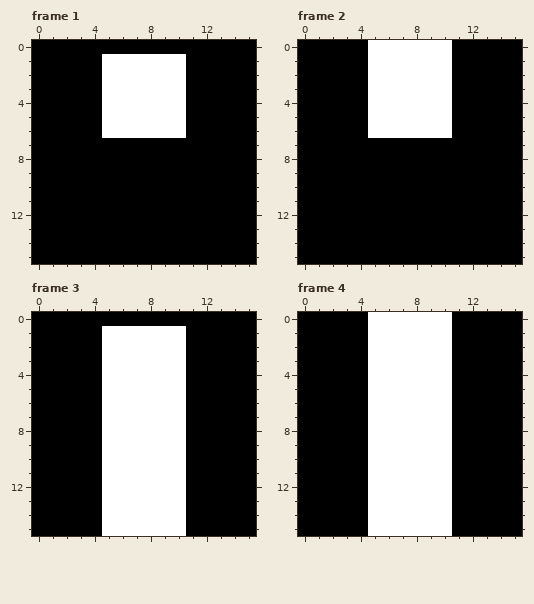
Edited in one commit: pixel-art file (.project/art/walls.aseprite). The first picture shows the starting point.
16x16 pixels, 16 frames. Shown: frame 1, frame 2, frame 3, frame 4. The commit also changed other frames, which this record leaves out.
New version:
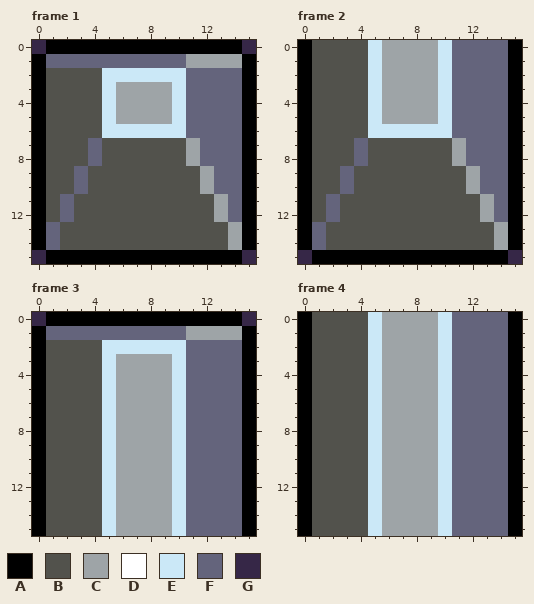
Palette (. is transparent): A #000000  B #52524c  C #9ea4a7  D #ffffff  E #cbe8f7  F #64647c  G #362747
Change:
--- frame 1
@@ x 0..15 @@
- 0 AAAAAAAAAAAAAAAA
- 1 AAAAADDDDDDAAAAA
- 2 AAAAADDDDDDAAAAA
- 3 AAAAADDDDDDAAAAA
- 4 AAAAADDDDDDAAAAA
- 5 AAAAADDDDDDAAAAA
- 6 AAAAADDDDDDAAAAA
- 7 AAAAAAAAAAAAAAAA
- 8 AAAAAAAAAAAAAAAA
- 9 AAAAAAAAAAAAAAAA
-10 AAAAAAAAAAAAAAAA
-11 AAAAAAAAAAAAAAAA
-12 AAAAAAAAAAAAAAAA
-13 AAAAAAAAAAAAAAAA
-14 AAAAAAAAAAAAAAAA
-15 AAAAAAAAAAAAAAAA
+ 0 GAAAAAAAAAAAAAAG
+ 1 AFFFFFFFFFFCCCCA
+ 2 ABBBBEEEEEEFFFFA
+ 3 ABBBBECCCCEFFFFA
+ 4 ABBBBECCCCEFFFFA
+ 5 ABBBBECCCCEFFFFA
+ 6 ABBBBEEEEEEFFFFA
+ 7 ABBBFBBBBBBCFFFA
+ 8 ABBBFBBBBBBCFFFA
+ 9 ABBFBBBBBBBBCFFA
+10 ABBFBBBBBBBBCFFA
+11 ABFBBBBBBBBBBCFA
+12 ABFBBBBBBBBBBCFA
+13 AFBBBBBBBBBBBBCA
+14 AFBBBBBBBBBBBBCA
+15 GAAAAAAAAAAAAAAG
--- frame 2
@@ x 0..15 @@
- 0 AAAAADDDDDDAAAAA
- 1 AAAAADDDDDDAAAAA
- 2 AAAAADDDDDDAAAAA
- 3 AAAAADDDDDDAAAAA
- 4 AAAAADDDDDDAAAAA
- 5 AAAAADDDDDDAAAAA
- 6 AAAAADDDDDDAAAAA
- 7 AAAAAAAAAAAAAAAA
- 8 AAAAAAAAAAAAAAAA
- 9 AAAAAAAAAAAAAAAA
-10 AAAAAAAAAAAAAAAA
-11 AAAAAAAAAAAAAAAA
-12 AAAAAAAAAAAAAAAA
-13 AAAAAAAAAAAAAAAA
-14 AAAAAAAAAAAAAAAA
-15 AAAAAAAAAAAAAAAA
+ 0 ABBBBECCCCEFFFFA
+ 1 ABBBBECCCCEFFFFA
+ 2 ABBBBECCCCEFFFFA
+ 3 ABBBBECCCCEFFFFA
+ 4 ABBBBECCCCEFFFFA
+ 5 ABBBBECCCCEFFFFA
+ 6 ABBBBEEEEEEFFFFA
+ 7 ABBBFBBBBBBCFFFA
+ 8 ABBBFBBBBBBCFFFA
+ 9 ABBFBBBBBBBBCFFA
+10 ABBFBBBBBBBBCFFA
+11 ABFBBBBBBBBBBCFA
+12 ABFBBBBBBBBBBCFA
+13 AFBBBBBBBBBBBBCA
+14 AFBBBBBBBBBBBBCA
+15 GAAAAAAAAAAAAAAG
--- frame 3
@@ x 0..15 @@
- 0 AAAAAAAAAAAAAAAA
- 1 AAAAADDDDDDAAAAA
- 2 AAAAADDDDDDAAAAA
- 3 AAAAADDDDDDAAAAA
- 4 AAAAADDDDDDAAAAA
- 5 AAAAADDDDDDAAAAA
- 6 AAAAADDDDDDAAAAA
- 7 AAAAADDDDDDAAAAA
- 8 AAAAADDDDDDAAAAA
- 9 AAAAADDDDDDAAAAA
-10 AAAAADDDDDDAAAAA
-11 AAAAADDDDDDAAAAA
-12 AAAAADDDDDDAAAAA
-13 AAAAADDDDDDAAAAA
-14 AAAAADDDDDDAAAAA
-15 AAAAADDDDDDAAAAA
+ 0 GAAAAAAAAAAAAAAG
+ 1 AFFFFFFFFFFCCCCA
+ 2 ABBBBEEEEEEFFFFA
+ 3 ABBBBECCCCEFFFFA
+ 4 ABBBBECCCCEFFFFA
+ 5 ABBBBECCCCEFFFFA
+ 6 ABBBBECCCCEFFFFA
+ 7 ABBBBECCCCEFFFFA
+ 8 ABBBBECCCCEFFFFA
+ 9 ABBBBECCCCEFFFFA
+10 ABBBBECCCCEFFFFA
+11 ABBBBECCCCEFFFFA
+12 ABBBBECCCCEFFFFA
+13 ABBBBECCCCEFFFFA
+14 ABBBBECCCCEFFFFA
+15 ABBBBECCCCEFFFFA
--- frame 4
@@ x 0..15 @@
- 0 AAAAADDDDDDAAAAA
- 1 AAAAADDDDDDAAAAA
- 2 AAAAADDDDDDAAAAA
- 3 AAAAADDDDDDAAAAA
- 4 AAAAADDDDDDAAAAA
- 5 AAAAADDDDDDAAAAA
- 6 AAAAADDDDDDAAAAA
- 7 AAAAADDDDDDAAAAA
- 8 AAAAADDDDDDAAAAA
- 9 AAAAADDDDDDAAAAA
-10 AAAAADDDDDDAAAAA
-11 AAAAADDDDDDAAAAA
-12 AAAAADDDDDDAAAAA
-13 AAAAADDDDDDAAAAA
-14 AAAAADDDDDDAAAAA
-15 AAAAADDDDDDAAAAA
+ 0 ABBBBECCCCEFFFFA
+ 1 ABBBBECCCCEFFFFA
+ 2 ABBBBECCCCEFFFFA
+ 3 ABBBBECCCCEFFFFA
+ 4 ABBBBECCCCEFFFFA
+ 5 ABBBBECCCCEFFFFA
+ 6 ABBBBECCCCEFFFFA
+ 7 ABBBBECCCCEFFFFA
+ 8 ABBBBECCCCEFFFFA
+ 9 ABBBBECCCCEFFFFA
+10 ABBBBECCCCEFFFFA
+11 ABBBBECCCCEFFFFA
+12 ABBBBECCCCEFFFFA
+13 ABBBBECCCCEFFFFA
+14 ABBBBECCCCEFFFFA
+15 ABBBBECCCCEFFFFA
